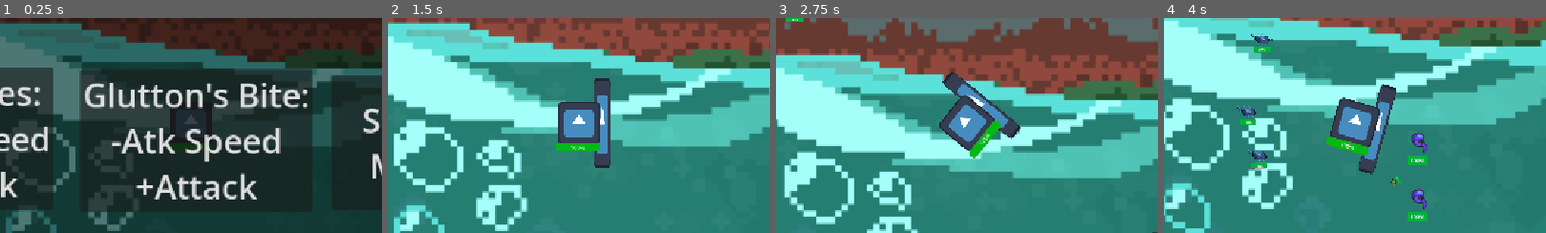
Above: before the commit, frames 1-4 (left to right).
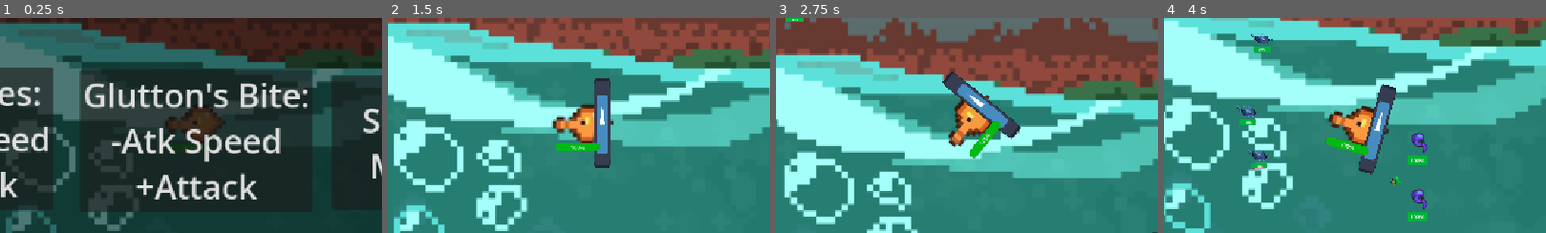
Above: after the commit, the same moments.

Repository: GavinWu42711/Campfire
Game: Godot game, scene res://Scenes/level_1.tscn
The game is run twice, just before and just after one commit, with the same random seed, the same clock (stepped at 60 frames per second) and the same inputs. The engine's default icon, where the game draws it, is replaced by a stand-in: a white triangle on a blue panel in a dark square.
Inputs (mouse positions are % of the whole screen's width and height, from its top left):
- Up to frame 1 (0.25 s): no input
- Up to frame 2 (1.5 s): tap Enter at 0.5 s; move the mouse to (72, 45) at 0.52 s; hold Right mouse button (move) 0.53-1.28 s; tap Space at 1.25 s; move the mouse to (30, 55) at 1.27 s; click (30, 55) at 1.35 s
- Up to frame 3 (2.75 s): right-click (30, 55) at 1.55 s; move the mouse to (60, 28) at 2.02 s; hold Right mouse button (move) from 2.03 s (still down)
- Up to frame 4 (4 s): move the mouse to (45, 70) at 2.77 s; release Right mouse button (move) at 2.78 s; right-click (45, 70) at 2.85 s; move the mouse to (80, 65) at 3.52 s; hold Right mouse button (move) from 3.53 s (still down); click (80, 65) at 3.6 s
The pictures show only the part of the screen within x 25-75%, y 26-76%; the shares and areas given below are measured in that part.

The runs differ from the first frame. In frame 1, 1.3% of the frame differs, in the area x 43-59%, y 39-57%; in frame 2, 2.1%; in frame 3, 2.1%, in the area x 42-58%, y 36-62%; in frame 4, 2.1%.

Commit message:
attempt at animation
gonna fix evolve

Diff:
--- a/campfire/Scenes/Player.tscn
+++ b/campfire/Scenes/Player.tscn
@@ -1,7 +1,7 @@
 [gd_scene format=3 uid="uid://r1lfrw2x34u4"]
 
 [ext_resource type="Script" uid="uid://cfsnofqaa5msp" path="res://Scripts/player.gd" id="1_gntrk"]
-[ext_resource type="Texture2D" uid="uid://cxipc0kbeetf7" path="res://Assets/icon.svg" id="2_gntrk"]
+[ext_resource type="Texture2D" uid="uid://br2cgj8c721qn" path="res://Assets/Sprites/Player Fish/fish_sprite_sheet-removebg-preview.png" id="2_bhhdu"]
 [ext_resource type="PackedScene" uid="uid://b6hs2xmivlalh" path="res://Scenes/Tentacles.tscn" id="3_5ixxa"]
 [ext_resource type="PackedScene" uid="uid://dwrnit3xbeu4w" path="res://Scenes/Spikes.tscn" id="4_5ixxa"]
 [ext_resource type="PackedScene" uid="uid://c3h7oji1etkud" path="res://Scenes/Glutton.tscn" id="5_nn08x"]
@@ -9,6 +9,167 @@
 [ext_resource type="PackedScene" uid="uid://4k3ej70vw0ce" path="res://Scenes/upgrade_tentacles.tscn" id="7_52ee3"]
 [ext_resource type="PackedScene" uid="uid://d4fumy5g21bmn" path="res://Scenes/upgrade_glutton.tscn" id="8_bhhdu"]
 
+[sub_resource type="AtlasTexture" id="AtlasTexture_megsn"]
+atlas = ExtResource("2_bhhdu")
+region = Rect2(0, 174, 74, 87)
+
+[sub_resource type="AtlasTexture" id="AtlasTexture_yoq75"]
+atlas = ExtResource("2_bhhdu")
+region = Rect2(74, 174, 74, 87)
+
+[sub_resource type="AtlasTexture" id="AtlasTexture_ksbbd"]
+atlas = ExtResource("2_bhhdu")
+region = Rect2(148, 174, 74, 87)
+
+[sub_resource type="AtlasTexture" id="AtlasTexture_glx4g"]
+atlas = ExtResource("2_bhhdu")
+region = Rect2(222, 174, 74, 87)
+
+[sub_resource type="AtlasTexture" id="AtlasTexture_miouo"]
+atlas = ExtResource("2_bhhdu")
+region = Rect2(0, 348, 74, 87)
+
+[sub_resource type="AtlasTexture" id="AtlasTexture_o3h8g"]
+atlas = ExtResource("2_bhhdu")
+region = Rect2(74, 348, 74, 87)
+
+[sub_resource type="AtlasTexture" id="AtlasTexture_1e7my"]
+atlas = ExtResource("2_bhhdu")
+region = Rect2(148, 348, 74, 87)
+
+[sub_resource type="AtlasTexture" id="AtlasTexture_arntx"]
+atlas = ExtResource("2_bhhdu")
+region = Rect2(222, 348, 74, 87)
+
+[sub_resource type="AtlasTexture" id="AtlasTexture_lslt6"]
+atlas = ExtResource("2_bhhdu")
+region = Rect2(0, 261, 74, 87)
+
+[sub_resource type="AtlasTexture" id="AtlasTexture_ulo2v"]
+atlas = ExtResource("2_bhhdu")
+region = Rect2(74, 261, 74, 87)
+
+[sub_resource type="AtlasTexture" id="AtlasTexture_1iu4k"]
+atlas = ExtResource("2_bhhdu")
+region = Rect2(148, 261, 74, 87)
+
+[sub_resource type="AtlasTexture" id="AtlasTexture_m0x7a"]
+atlas = ExtResource("2_bhhdu")
+region = Rect2(0, 0, 74, 87)
+
+[sub_resource type="AtlasTexture" id="AtlasTexture_5v66d"]
+atlas = ExtResource("2_bhhdu")
+region = Rect2(74, 0, 74, 87)
+
+[sub_resource type="AtlasTexture" id="AtlasTexture_x63xi"]
+atlas = ExtResource("2_bhhdu")
+region = Rect2(148, 0, 74, 87)
+
+[sub_resource type="AtlasTexture" id="AtlasTexture_i2e8t"]
+atlas = ExtResource("2_bhhdu")
+region = Rect2(222, 0, 74, 87)
+
+[sub_resource type="AtlasTexture" id="AtlasTexture_qidb7"]
+atlas = ExtResource("2_bhhdu")
+region = Rect2(0, 87, 74, 87)
+
+[sub_resource type="AtlasTexture" id="AtlasTexture_70hv0"]
+atlas = ExtResource("2_bhhdu")
+region = Rect2(74, 87, 74, 87)
+
+[sub_resource type="AtlasTexture" id="AtlasTexture_8flut"]
+atlas = ExtResource("2_bhhdu")
+region = Rect2(148, 87, 74, 87)
+
+[sub_resource type="AtlasTexture" id="AtlasTexture_u7x0b"]
+atlas = ExtResource("2_bhhdu")
+region = Rect2(222, 87, 74, 87)
+
+[sub_resource type="SpriteFrames" id="SpriteFrames_utwlt"]
+animations = [{
+"frames": [{
+"duration": 1.0,
+"texture": SubResource("AtlasTexture_megsn")
+}, {
+"duration": 1.0,
+"texture": SubResource("AtlasTexture_yoq75")
+}, {
+"duration": 1.0,
+"texture": SubResource("AtlasTexture_ksbbd")
+}, {
+"duration": 1.0,
+"texture": SubResource("AtlasTexture_glx4g")
+}],
+"loop": false,
+"name": &"attack",
+"speed": 5.0
+}, {
+"frames": [{
+"duration": 1.0,
+"texture": SubResource("AtlasTexture_miouo")
+}, {
+"duration": 1.0,
+"texture": SubResource("AtlasTexture_o3h8g")
+}, {
+"duration": 1.0,
+"texture": SubResource("AtlasTexture_1e7my")
+}, {
+"duration": 1.0,
+"texture": SubResource("AtlasTexture_arntx")
+}],
+"loop": false,
+"name": &"death",
+"speed": 4.0
+}, {
+"frames": [{
+"duration": 1.0,
+"texture": SubResource("AtlasTexture_lslt6")
+}, {
+"duration": 1.0,
+"texture": SubResource("AtlasTexture_ulo2v")
+}, {
+"duration": 1.0,
+"texture": SubResource("AtlasTexture_1iu4k")
+}],
+"loop": false,
+"name": &"hurt",
+"speed": 5.0
+}, {
+"frames": [{
+"duration": 1.0,
+"texture": SubResource("AtlasTexture_m0x7a")
+}, {
+"duration": 1.0,
+"texture": SubResource("AtlasTexture_5v66d")
+}, {
+"duration": 1.0,
+"texture": SubResource("AtlasTexture_x63xi")
+}, {
+"duration": 1.0,
+"texture": SubResource("AtlasTexture_i2e8t")
+}],
+"loop": true,
+"name": &"idle",
+"speed": 5.0
+}, {
+"frames": [{
+"duration": 1.0,
+"texture": SubResource("AtlasTexture_qidb7")
+}, {
+"duration": 1.0,
+"texture": SubResource("AtlasTexture_70hv0")
+}, {
+"duration": 1.0,
+"texture": SubResource("AtlasTexture_8flut")
+}, {
+"duration": 1.0,
+"texture": SubResource("AtlasTexture_u7x0b")
+}],
+"loop": true,
+"name": &"swim",
+"speed": 5.0
+}]
+
 [sub_resource type="CircleShape2D" id="CircleShape2D_kpjcp"]
 radius = 85.02353
 
@@ -26,11 +187,29 @@
 corner_radius_bottom_right = 100
 corner_radius_bottom_left = 100
 
+[sub_resource type="Animation" id="Animation_kih0c"]
+length = 0.001
+
+[sub_resource type="Animation" id="Animation_lyrkg"]
+resource_name = "swim"
+
+[sub_resource type="AnimationLibrary" id="AnimationLibrary_c43xd"]
+_data = {
+&"RESET": SubResource("Animation_kih0c"),
+&"swim": SubResource("Animation_lyrkg")
+}
+
 [node name="CharacterBody2D" type="CharacterBody2D" unique_id=642714803]
 collision_layer = 4
 collision_mask = 4
 script = ExtResource("1_gntrk")
 
+[node name="AnimatedSprite2D" type="AnimatedSprite2D" parent="." unique_id=299908292]
+position = Vector2(-3, -12)
+scale = Vector2(3.074324, 3.0660915)
+sprite_frames = SubResource("SpriteFrames_utwlt")
+animation = &"swim"
+
 [node name="Tentacles" parent="." unique_id=79731013 instance=ExtResource("3_5ixxa")]
 process_mode = 4
 visible = false
@@ -51,9 +230,6 @@
 
 [node name="CollisionShape2D" type="CollisionShape2D" parent="." unique_id=89703414]
 shape = SubResource("CircleShape2D_kpjcp")
-
-[node name="Sprite2D" type="Sprite2D" parent="." unique_id=126056785]
-texture = ExtResource("2_gntrk")
 
 [node name="HpBar" type="ProgressBar" parent="." unique_id=555031898]
 offset_left = -71.0
@@ -85,6 +261,9 @@
 [node name="upgrade_glutton" parent="." unique_id=961335149 instance=ExtResource("8_bhhdu")]
 visible = false
 
+[node name="AnimationPlayer" type="AnimationPlayer" parent="." unique_id=740229170]
+libraries/ = SubResource("AnimationLibrary_c43xd")
+
 [connection signal="take_damage_signal" from="." to="Spikes" method="_on_character_body_2d_take_damage_signal"]
 [connection signal="up_gluttons_bite" from="." to="Glutton" method="_on_character_body_2d_up_gluttons_bite"]
 [connection signal="up_spikes" from="." to="Spikes" method="_on_character_body_2d_up_spikes"]
--- /dev/null
+++ b/campfire/Scenes/defeat_screen.gd
@@ -0,0 +1,8 @@
+extends Node2D
+
+
+func _on_button_pressed() -> void:
+	get_tree().change_scene_to_file("res://Scenes/level_1.tscn")
+
+func _on_button_2_pressed() -> void:
+	get_tree().quit()
--- /dev/null
+++ b/campfire/Scenes/defeat_screen.tscn
@@ -0,0 +1,61 @@
+[gd_scene format=3 uid="uid://d132a6h0h0ypq"]
+
+[ext_resource type="Script" uid="uid://d2yv3v0i4t418" path="res://Scenes/defeat_screen.gd" id="1_0hunr"]
+
+[node name="DefeatScreen" type="Node2D" unique_id=2091064201]
+script = ExtResource("1_0hunr")
+
+[node name="CanvasLayer" type="CanvasLayer" parent="." unique_id=2124918410]
+
+[node name="ColorRect" type="ColorRect" parent="CanvasLayer" unique_id=891063188]
+anchors_preset = -1
+anchor_right = 0.008680556
+offset_right = 1154.0
+offset_bottom = 675.0
+color = Color(0, 0, 0, 1)
+metadata/_edit_use_anchors_ = true
+
+[node name="Label" type="Label" parent="CanvasLayer/ColorRect" unique_id=1841894025]
+layout_mode = 0
+offset_left = 197.0
+offset_top = 232.0
+offset_right = 981.0
+offset_bottom = 373.0
+theme_override_colors/font_color = Color(1, 0, 0, 1)
+theme_override_font_sizes/font_size = 50
+text = "Game Over!
+You Lost! Better Luck Next Time!"
+horizontal_alignment = 1
+
+[node name="Button" type="Button" parent="CanvasLayer/ColorRect" unique_id=1234177943]
+layout_mode = 1
+anchors_preset = -1
+anchor_left = -0.13402061
+anchor_top = 0.08888889
+anchor_right = -0.13402061
+anchor_bottom = 0.08888889
+offset_left = 813.0
+offset_top = 390.0
+offset_right = 1128.0
+offset_bottom = 467.0
+theme_override_font_sizes/font_size = 50
+text = "Play Again?"
+metadata/_edit_use_anchors_ = true
+
+[node name="Button2" type="Button" parent="CanvasLayer/ColorRect" unique_id=850791811]
+layout_mode = 1
+anchors_preset = -1
+anchor_left = -0.4974227
+anchor_top = 0.094814815
+anchor_right = -0.4974227
+anchor_bottom = 0.094814815
+offset_left = 813.0
+offset_top = 390.0
+offset_right = 1128.0
+offset_bottom = 467.0
+theme_override_font_sizes/font_size = 50
+text = "Quit"
+metadata/_edit_use_anchors_ = true
+
+[connection signal="pressed" from="CanvasLayer/ColorRect/Button" to="." method="_on_button_pressed"]
+[connection signal="pressed" from="CanvasLayer/ColorRect/Button2" to="." method="_on_button_2_pressed"]
--- a/campfire/Scenes/how_to_play.tscn
+++ b/campfire/Scenes/how_to_play.tscn
@@ -1,6 +1,6 @@
 [gd_scene format=3 uid="uid://d23q51da5gjaa"]
 
-[ext_resource type="Script" uid="uid://cijqdwm5rfv11" path="res://how_to_play.gd" id="1_hl01w"]
+[ext_resource type="Script" uid="uid://cijqdwm5rfv11" path="res://Scripts/how_to_play.gd" id="1_hl01w"]
 
 [node name="HowToPlay" type="Node2D" unique_id=1567652455]
 script = ExtResource("1_hl01w")
@@ -32,6 +32,7 @@
 - Pick upgrades after each level
 - Reach the deep sea boss
 - Become the strongest creature of the sea"
+metadata/_edit_use_anchors_ = true
 
 [node name="Button" type="Button" parent="CanvasLayer/ColorRect" unique_id=693228662]
 layout_mode = 0
@@ -41,6 +42,7 @@
 offset_bottom = 467.0
 theme_override_font_sizes/font_size = 50
 text = "Click to Start"
+metadata/_edit_use_anchors_ = true
 
 [node name="Camera2D" type="Camera2D" parent="." unique_id=355803890]
 position = Vector2(573, 327)
--- a/campfire/Scripts/glutton.gd
+++ b/campfire/Scripts/glutton.gd
@@ -1,6 +1,7 @@
 extends Area2D
 
 @onready var glutton: Area2D = $"."
+@onready var animation_player: AnimationPlayer = $"../AnimationPlayer"
 
 var can_attack = true
 
@@ -9,6 +10,7 @@
 		if can_attack && body is Enemy:
 			body.take_damage_signal.emit(Global.bite_damage)
 			Global.hp += Global.bite_damage * Global.lifesteal
+			animation_player.play("attack")
 			can_attack = false
 			attack_cd()
 
--- a/campfire/Scripts/player.gd
+++ b/campfire/Scripts/player.gd
@@ -9,6 +9,7 @@
 @onready var upgrade_screen_spikes: Node2D = $UpgradeScreenSpikes
 @onready var upgrade_tentacles: Node2D = $upgrade_tentacles
 @onready var upgrade_glutton: Node2D = $upgrade_glutton
+@onready var animation_player: AnimationPlayer = $AnimationPlayer
 
 signal take_damage_signal(damage:int)
 signal up_gluttons_bite()
@@ -62,6 +63,7 @@
 	if vulnerable && alive:
 		Global.hp -= damage
 		hp_bar.value = Global.hp
+		animation_player.play("hurt")
 		vulnerable = false
 		vulnerability_cd()
 	if Global.hp <= 0:
@@ -77,6 +79,7 @@
 
 func _physics_process(delta: float) -> void:
 	if Input.is_action_pressed("move"):
+		$AnimationPlayer.play("swim")
 		click_pos = get_global_mouse_position()
 		is_dashing = false
 		distance_travelled = 0
@@ -88,6 +91,7 @@
 		move_and_slide()
 	else:
 		velocity = Vector2.ZERO
+		$AnimationPlayer.play("idle")
 
 	Global.player_pos = self.global_position
 
--- a/campfire/Scripts/spikes.gd
+++ b/campfire/Scripts/spikes.gd
@@ -1,6 +1,7 @@
 extends Area2D
 
 @onready var spikes_area: Area2D = $"."
+@onready var animation_player: AnimationPlayer = $"../AnimationPlayer"
 
 var can_attack = true
 var shooting_spikes = false
@@ -14,6 +15,7 @@
 	for body in get_overlapping_bodies():
 		if can_attack && body is Enemy:
 			body.take_damage_signal.emit(Global.spike_damage * Global.spikes)
+			animation_player.play("attack")
 			can_attack = false
 			attack_cd()
 	if !Global.spikes_on_cd && Global.spike_burst_unlocked:
--- a/campfire/Scripts/tentacles.gd
+++ b/campfire/Scripts/tentacles.gd
@@ -1,6 +1,7 @@
 extends Area2D
 
 @onready var player: Player = $".."
+@onready var animation_player: AnimationPlayer = $"../AnimationPlayer"
 
 var attackspeed = 1
 var can_attack = true
@@ -23,5 +24,6 @@
 			body.take_damage_signal.emit(damage * tentacles)
 			body.apply_knockback.emit(player.rotation, knockback_dist)
 			body.take_dot.emit(dot, dot_duration)
+			animation_player.play("attack")
 			can_attack = false
 			attack_cd()
Not shown, added: campfire/Scenes/defeat_screen.gd.uid
Renamed: campfire/how_to_play.gd -> campfire/Scripts/how_to_play.gd
Renamed: campfire/how_to_play.gd.uid -> campfire/Scripts/how_to_play.gd.uid
Renamed: campfire/scene_handler.gd -> campfire/Scripts/scene_handler.gd
Renamed: campfire/scene_handler.gd.uid -> campfire/Scripts/scene_handler.gd.uid
